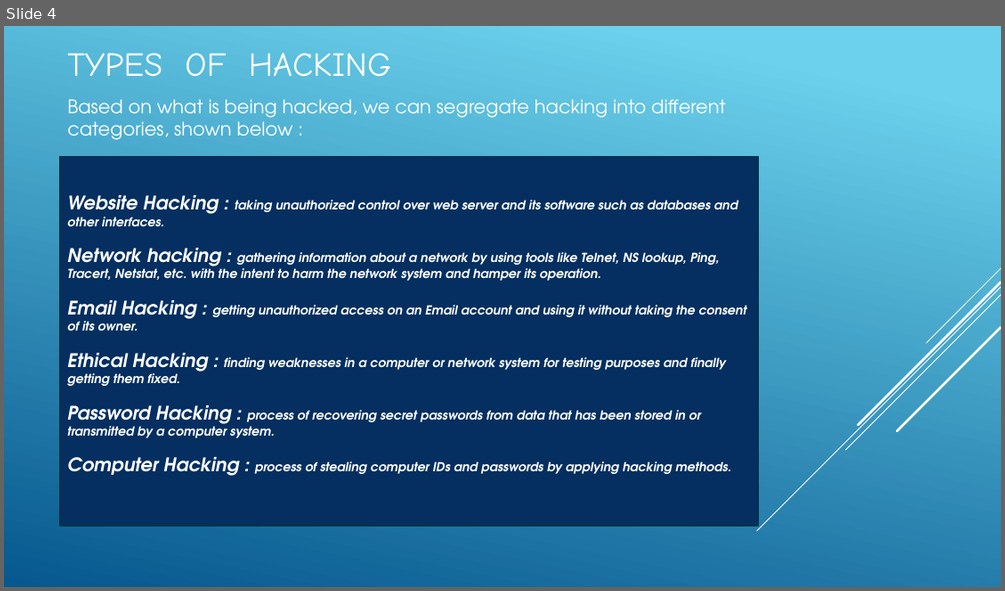
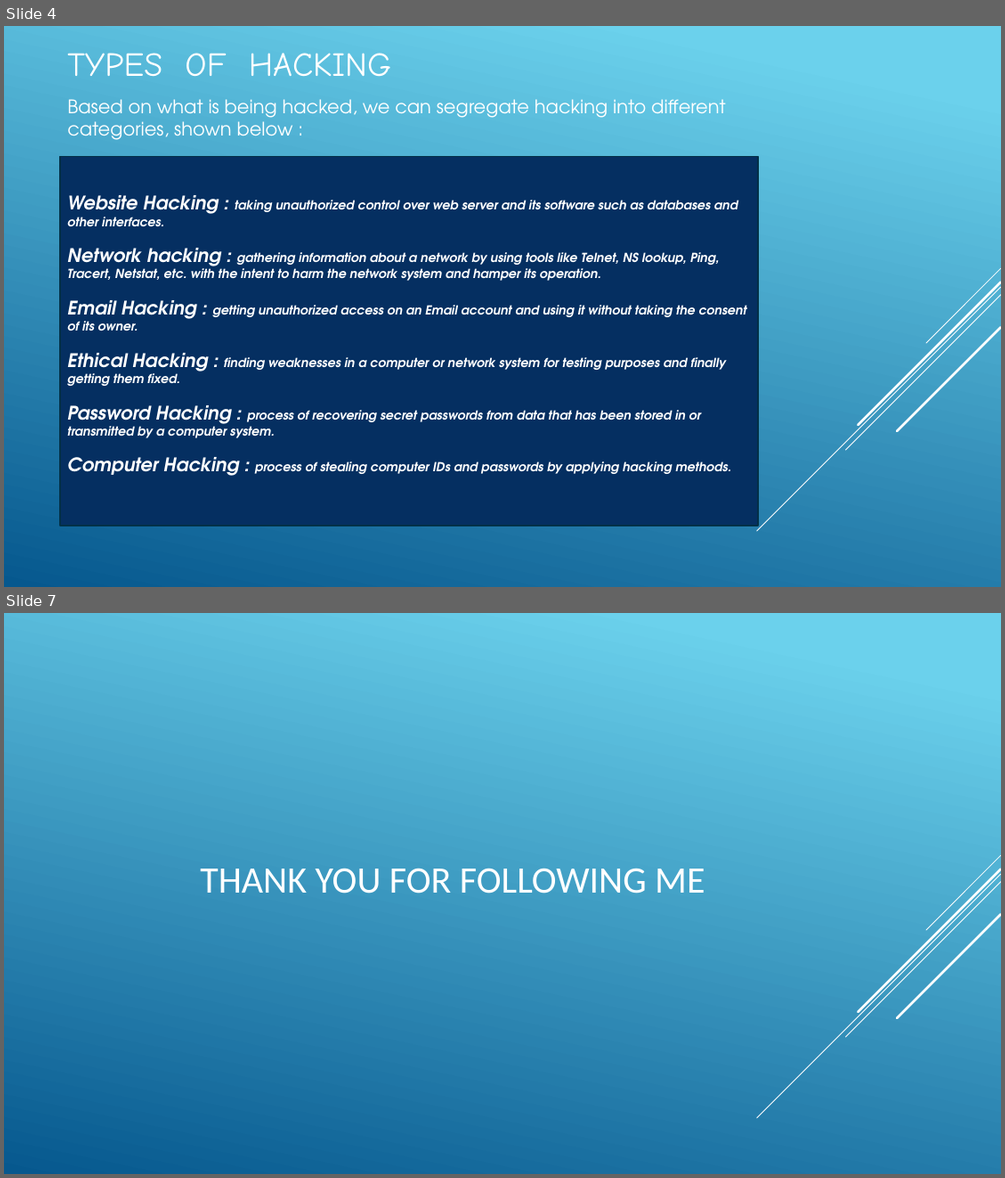
Before and after one commit to mahyaram/Ethical-Hacking, a slide deck: Ethical Hacking.pptx. Shown one above the other, each under a label of ours: slide 4 before the commit, slides 4 and 7 after it; the slides between them are not shown. The pictures are 1005x591 and 1005x1178 pixels, drawn with LibreOffice and Linux fonts; fonts in the diff are those of the drawing. Boxes give left, top, right and bottom in pixels: in the first picture for what was removed or moved away, otherwise in the second. Text is boxed around its words. In the diff, an @@ line names an element or a change of style, - is before the commit and + after.

```diff
--- a/Ethical Hacking.pptx
+++ b/Ethical Hacking.pptx
@@ slide 7 added at (4,613,1001,1174), background gradient #6ED2EB to #06588E; not listed: 5 template elements that a slide beside it also shows @@
@@ title added at (200,868,704,893), 36 pt, text #FFFFFF @@
+THANK YOU FOR FOLLOWING ME
```
Also in this commit, not shown: 2 other slides added.
